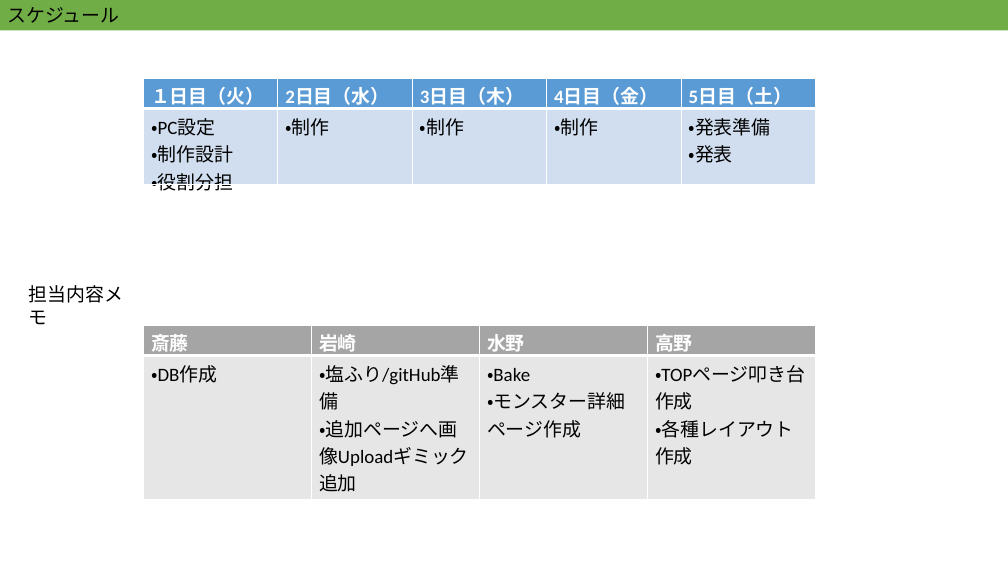
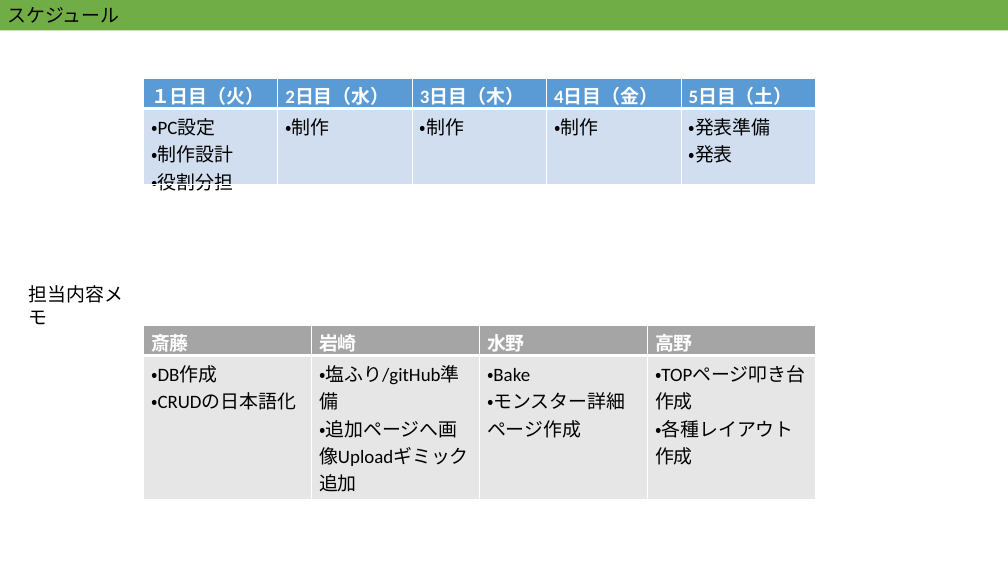
Before and after one commit to PracticeMan/Pazudora, a slide deck: slide 2 of 設計資料.pptx. Drawn at 1008x567 pixels with LibreOffice and Linux fonts; fonts in the diff are those of the drawing. Boxes give left, top, right and bottom in pixels: in the first picture for what was removed or moved away, otherwise in the second. Text is boxed around its words. In the diff, an @@ line names an element or a change of style, - is before the commit and + after.

Commit message:
資料更新1/21

```diff
--- a/設計資料.pptx
+++ b/設計資料.pptx
@@ table at (144,325,815,500) @@
-row 2, column 1: ・DB作成
+row 2, column 1: ・DB作成 / ・CRUDの日本語化
```
